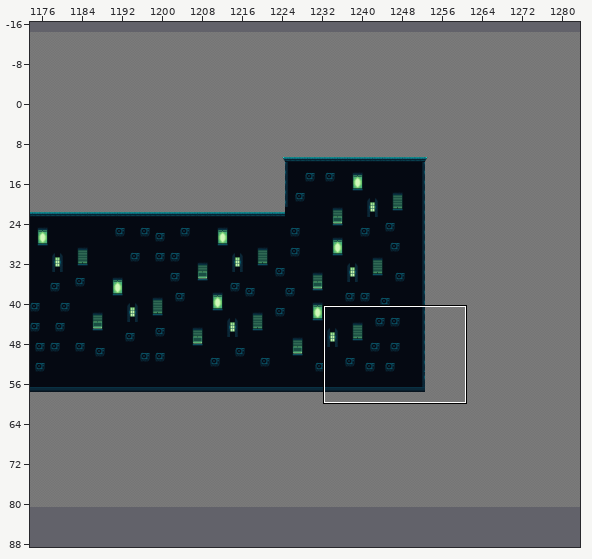
Two states of a Tiled map, NYMUS/Assets/TileMaps/Fase Musica/Mapa musica.tmx. Above, an overview of the earlier version with the close-up marked.
Close-up. Before the edit:
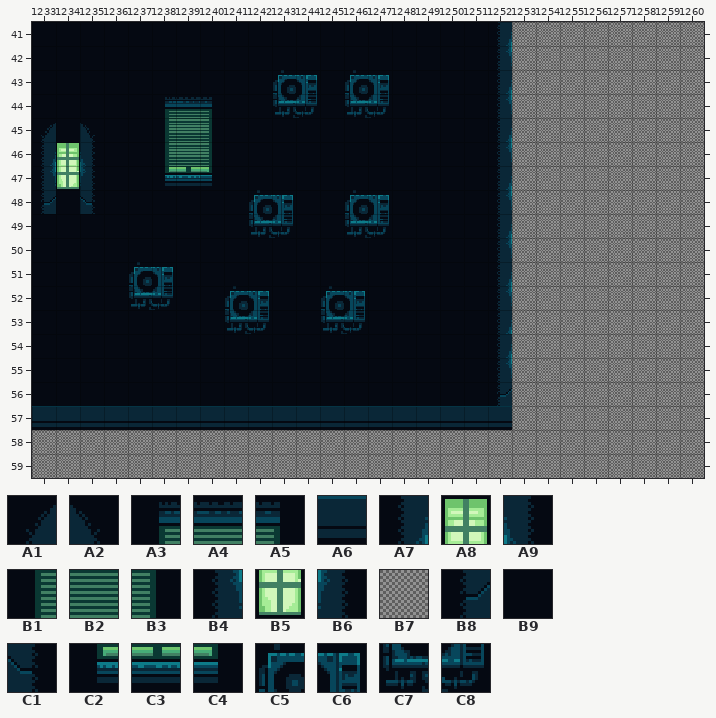
Cells are 16x16 px. Shown: x 1233..1260, y 41..59. The commit also changed other parts of the map, which this record leaves out.
Key: from "tileset Musica": A1 27, A2 29, A3 38, A4 39, A5 40, A6 45, A7 51, A8 52, A9 53, B1 62, B2 63, B3 64, B4 75, B5 76, B6 77, B7 93, B8 99, B9 100, C1 101, C2 110, C3 111, C4 112, C5 227, C6 228, C7 251, C8 252.
__ is an empty cell, ## one hidden under a higher layer.
Layer "mapa" before, first column x 1233:
41 ## ## ## ## ## ## ## ## ## ## ## ## ## ## ## ## ## ## ## ## B7 B7 B7 B7 B7 B7 B7 B7
42 ## ## ## ## ## ## ## ## ## ## ## ## ## ## ## ## ## ## ## ## B7 B7 B7 B7 B7 B7 B7 B7
43 ## ## ## ## ## ## ## ## ## ## ## ## ## ## ## ## ## ## ## ## B7 B7 B7 B7 B7 B7 B7 B7
44 ## ## ## ## ## ## ## ## ## ## ## ## ## ## ## ## ## ## ## ## B7 B7 B7 B7 B7 B7 B7 B7
45 ## ## ## ## ## ## ## ## ## ## ## ## ## ## ## ## ## ## ## ## B7 B7 B7 B7 B7 B7 B7 B7
46 ## ## ## ## ## ## ## ## ## ## ## ## ## ## ## ## ## ## ## ## B7 B7 B7 B7 B7 B7 B7 B7
47 ## ## ## ## ## ## ## ## ## ## ## ## ## ## ## ## ## ## ## ## B7 B7 B7 B7 B7 B7 B7 B7
48 ## ## ## ## ## ## ## ## ## ## ## ## ## ## ## ## ## ## ## ## B7 B7 B7 B7 B7 B7 B7 B7
49 ## ## ## ## ## ## ## ## ## ## ## ## ## ## ## ## ## ## ## ## B7 B7 B7 B7 B7 B7 B7 B7
50 ## ## ## ## ## ## ## ## ## ## ## ## ## ## ## ## ## ## ## ## B7 B7 B7 B7 B7 B7 B7 B7
51 ## ## ## ## ## ## ## ## ## ## ## ## ## ## ## ## ## ## ## ## B7 B7 B7 B7 B7 B7 B7 B7
52 ## ## ## ## ## ## ## ## ## ## ## ## ## ## ## ## ## ## ## ## B7 B7 B7 B7 B7 B7 B7 B7
53 ## ## ## ## ## ## ## ## ## ## ## ## ## ## ## ## ## ## ## ## B7 B7 B7 B7 B7 B7 B7 B7
54 ## ## ## ## ## ## ## ## ## ## ## ## ## ## ## ## ## ## ## ## B7 B7 B7 B7 B7 B7 B7 B7
55 ## ## ## ## ## ## ## ## ## ## ## ## ## ## ## ## ## ## ## ## B7 B7 B7 B7 B7 B7 B7 B7
56 ## ## ## ## ## ## ## ## ## ## ## ## ## ## ## ## ## ## ## ## B7 B7 B7 B7 B7 B7 B7 B7
57 ## ## ## ## ## ## ## ## ## ## ## ## ## ## ## ## ## ## ## ## B7 B7 B7 B7 B7 B7 B7 B7
58 B7 B7 B7 B7 B7 B7 B7 B7 B7 B7 B7 B7 B7 B7 B7 B7 B7 B7 B7 B7 B7 B7 B7 B7 B7 B7 B7 B7
59 B7 B7 B7 B7 B7 B7 B7 B7 B7 B7 B7 B7 B7 B7 B7 B7 B7 B7 B7 B7 B7 B7 B7 B7 B7 B7 B7 B7
Layer "Chao" before, first column x 1233:
41 B9 B9 B9 B9 B9 B9 B9 B9 B9 B9 B9 B9 B9 B9 B9 B9 B9 B9 B9 A7 __ __ __ __ __ __ __ __
42 B9 B9 B9 B9 B9 B9 B9 B9 B9 B9 B9 B9 B9 B9 B9 B9 B9 B9 B9 B4 __ __ __ __ __ __ __ __
43 B9 B9 B9 B9 B9 B9 B9 B9 B9 B9 C5 C6 B9 C5 C6 B9 B9 B9 B9 A7 __ __ __ __ __ __ __ __
44 B9 B9 B9 B9 B9 A3 A4 A5 B9 B9 C7 C8 B9 C7 C8 B9 B9 B9 B9 B4 __ __ __ __ __ __ __ __
45 A1 B9 A2 B9 B9 B1 B2 B3 B9 B9 B9 B9 B9 B9 B9 B9 B9 B9 B9 A7 __ __ __ __ __ __ __ __
46 A7 A8 A9 B9 B9 B1 B2 B3 B9 B9 B9 B9 B9 B9 B9 B9 B9 B9 B9 B4 __ __ __ __ __ __ __ __
47 B4 B5 B6 B9 B9 C2 C3 C4 B9 B9 B9 B9 B9 B9 B9 B9 B9 B9 B9 A7 __ __ __ __ __ __ __ __
48 B8 B9 C1 B9 B9 B9 B9 B9 B9 C5 C6 B9 B9 C5 C6 B9 B9 B9 B9 B4 __ __ __ __ __ __ __ __
49 B9 B9 B9 B9 B9 B9 B9 B9 B9 C7 C8 B9 B9 C7 C8 B9 B9 B9 B9 A7 __ __ __ __ __ __ __ __
50 B9 B9 B9 B9 B9 B9 B9 B9 B9 B9 B9 B9 B9 B9 B9 B9 B9 B9 B9 B4 __ __ __ __ __ __ __ __
51 B9 B9 B9 B9 C5 C6 B9 B9 B9 B9 B9 B9 B9 B9 B9 B9 B9 B9 B9 A7 __ __ __ __ __ __ __ __
52 B9 B9 B9 B9 C7 C8 B9 B9 C5 C6 B9 B9 C5 C6 B9 B9 B9 B9 B9 B4 __ __ __ __ __ __ __ __
53 B9 B9 B9 B9 B9 B9 B9 B9 C7 C8 B9 B9 C7 C8 B9 B9 B9 B9 B9 A7 __ __ __ __ __ __ __ __
54 B9 B9 B9 B9 B9 B9 B9 B9 B9 B9 B9 B9 B9 B9 B9 B9 B9 B9 B9 A7 __ __ __ __ __ __ __ __
55 B9 B9 B9 B9 B9 B9 B9 B9 B9 B9 B9 B9 B9 B9 B9 B9 B9 B9 B9 B4 __ __ __ __ __ __ __ __
56 B9 B9 B9 B9 B9 B9 B9 B9 B9 B9 B9 B9 B9 B9 B9 B9 B9 B9 B9 B8 __ __ __ __ __ __ __ __
57 A6 A6 A6 A6 A6 A6 A6 A6 A6 A6 A6 A6 A6 A6 A6 A6 A6 A6 A6 A6 __ __ __ __ __ __ __ __
58 __ __ __ __ __ __ __ __ __ __ __ __ __ __ __ __ __ __ __ __ __ __ __ __ __ __ __ __
59 __ __ __ __ __ __ __ __ __ __ __ __ __ __ __ __ __ __ __ __ __ __ __ __ __ __ __ __
Now the later version:
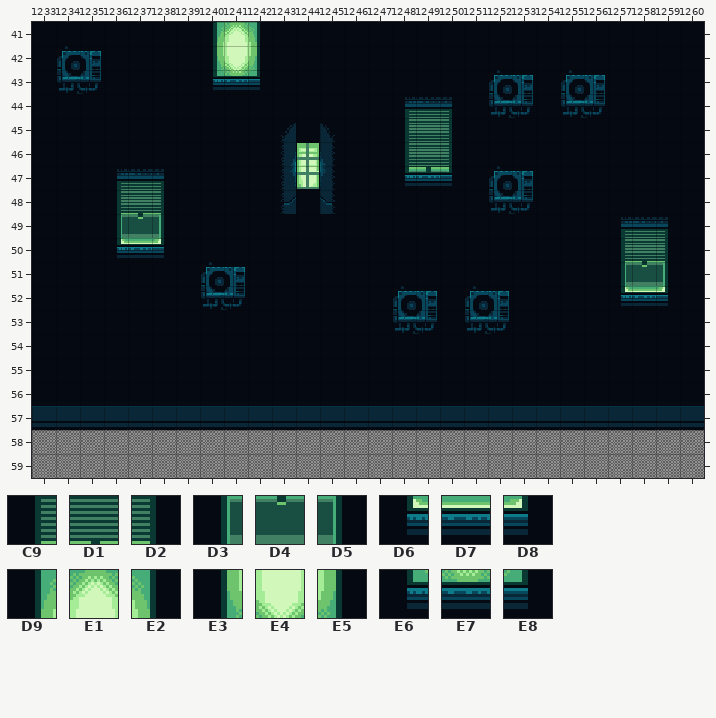
Further tiles: from "tileset Musica": C9 182, D1 183, D2 184, D3 206, D4 207, D5 208, D6 230, D7 231, D8 232, D9 302, E1 303, E2 304, E3 326, E4 327, E5 328, E6 350, E7 351, E8 352.
The exact change:
Layer "mapa":
y 41..57: x 1253..1260 B7 B7 B7 B7 B7 B7 B7 B7 -> ## ## ## ## ## ## ## ##
Layer "Chao":
y 41: x 1240..1242 B9 B9 B9 -> D9 E1 E2; x 1252..1260 A7 __ __ __ __ __ __ __ __ -> B9 B9 B9 B9 B9 B9 B9 B9 B9
y 42: x 1234..1235 B9 B9 -> C5 C6; x 1240..1242 B9 B9 B9 -> E3 E4 E5; x 1252..1260 B4 __ __ __ __ __ __ __ __ -> B9 B9 B9 B9 B9 B9 B9 B9 B9
y 43: x 1234..1235 B9 B9 -> C7 C8; x 1240..1244 B9 B9 B9 C5 C6 -> E6 E7 E8 B9 B9; x 1246..1247 C5 C6 -> B9 B9; x 1252..1260 A7 __ __ __ __ __ __ __ __ -> C5 C6 B9 C5 C6 B9 B9 B9 B9
y 44: x 1238..1240 A3 A4 A5 -> B9 B9 B9; x 1243..1244 C7 C8 -> B9 B9; x 1246..1250 C7 C8 B9 B9 B9 -> B9 B9 A3 A4 A5; x 1252..1260 B4 __ __ __ __ __ __ __ __ -> C7 C8 B9 C7 C8 B9 B9 B9 B9
y 45: x 1233 A1 -> B9; x 1235 A2 -> B9; x 1238..1240 B1 B2 B3 -> B9 B9 B9; x 1243 B9 -> A1; x 1245 B9 -> A2; x 1248..1250 B9 B9 B9 -> B1 B2 B3; x 1252..1260 A7 __ __ __ __ __ __ __ __ -> B9 B9 B9 B9 B9 B9 B9 B9 B9
y 46: x 1233..1235 A7 A8 A9 -> B9 B9 B9; x 1238..1240 B1 B2 B3 -> B9 B9 B9; x 1243..1245 B9 B9 B9 -> A7 A8 A9; x 1248..1250 B9 B9 B9 -> B1 B2 B3; x 1252..1260 B4 __ __ __ __ __ __ __ __ -> B9 B9 B9 B9 B9 B9 B9 B9 B9
y 47: x 1233..1240 B4 B5 B6 B9 B9 C2 C3 C4 -> B9 B9 B9 A3 A4 A5 B9 B9; x 1243..1245 B9 B9 B9 -> B4 B5 B6; x 1248..1250 B9 B9 B9 -> C2 C3 C4; x 1252..1260 A7 __ __ __ __ __ __ __ __ -> C5 C6 B9 B9 B9 B9 B9 B9 B9
y 48: x 1233 B8 -> B9; x 1235..1238 C1 B9 B9 B9 -> B9 C9 D1 D2; x 1242..1243 C5 C6 -> B9 B8; x 1245..1247 B9 C5 C6 -> C1 B9 B9; x 1252..1260 B4 __ __ __ __ __ __ __ __ -> C7 C8 B9 B9 B9 B9 B9 B9 B9
y 49: x 1236..1238 B9 B9 B9 -> D3 D4 D5; x 1242..1243 C7 C8 -> B9 B9; x 1246..1247 C7 C8 -> B9 B9; x 1252..1260 A7 __ __ __ __ __ __ __ __ -> B9 B9 B9 B9 B9 A3 A4 A5 B9
y 50: x 1236..1238 B9 B9 B9 -> D6 D7 D8; x 1252..1260 B4 __ __ __ __ __ __ __ __ -> B9 B9 B9 B9 B9 C9 D1 D2 B9
y 51: x 1237..1238 C5 C6 -> B9 B9; x 1240..1241 B9 B9 -> C5 C6; x 1252..1260 A7 __ __ __ __ __ __ __ __ -> B9 B9 B9 B9 B9 D3 D4 D5 B9
y 52: x 1237..1238 C7 C8 -> B9 B9; x 1240..1242 B9 C5 C6 -> C7 C8 B9; x 1245..1246 C5 C6 -> B9 B9; x 1248..1249 B9 B9 -> C5 C6; x 1251..1260 B9 B4 __ __ __ __ __ __ __ __ -> C5 C6 B9 B9 B9 B9 D6 D7 D8 B9
y 53: x 1241..1242 C7 C8 -> B9 B9; x 1245..1246 C7 C8 -> B9 B9; x 1248..1249 B9 B9 -> C7 C8; x 1251..1260 B9 A7 __ __ __ __ __ __ __ __ -> C7 C8 B9 B9 B9 B9 B9 B9 B9 B9
y 54: x 1252..1260 A7 __ __ __ __ __ __ __ __ -> B9 B9 B9 B9 B9 B9 B9 B9 B9
y 55: x 1252..1260 B4 __ __ __ __ __ __ __ __ -> B9 B9 B9 B9 B9 B9 B9 B9 B9
y 56: x 1252..1260 B8 __ __ __ __ __ __ __ __ -> B9 B9 B9 B9 B9 B9 B9 B9 B9
y 57: x 1253..1260 __ __ __ __ __ __ __ __ -> A6 A6 A6 A6 A6 A6 A6 A6
